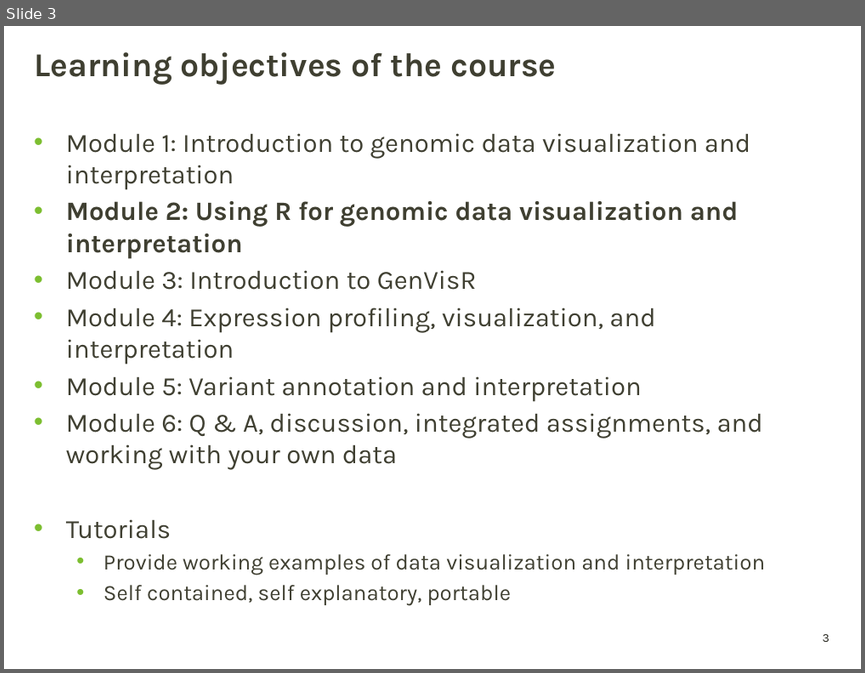
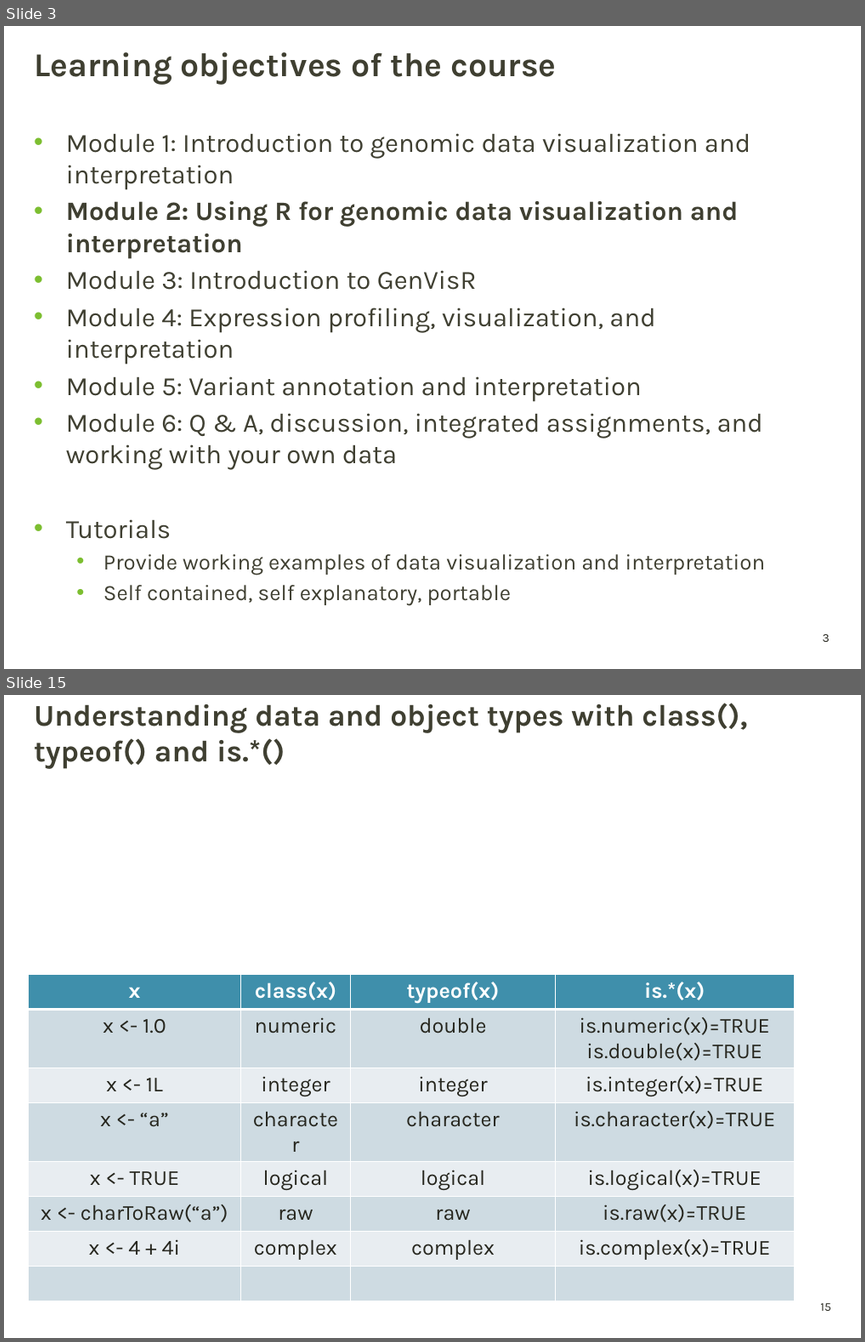
Before and after one commit to griffithlab/genviz.org, a slide deck: lectures/GenViz_Module2_Lecture.pptx. Shown one above the other, each under a label of ours: slide 3 before the commit, slides 3 and 15 after it; the slides between them are not shown. The pictures are 865x673 and 865x1342 pixels, drawn with LibreOffice and Linux fonts; fonts in the diff are those of the drawing; background and template pictures are left out. Boxes give left, top, right and bottom in pixels: in the first picture for what was removed or moved away, otherwise in the second. Text is boxed around its words. In the diff, an @@ line names an element or a change of style, - is before the commit and + after.

```diff
--- a/lectures/GenViz_Module2_Lecture.pptx
+++ b/lectures/GenViz_Module2_Lecture.pptx
@@ slide 15 added at (4,695,861,1338), background picture (left out); not listed: 1 template element that a slide beside it also shows @@
@@ title added at (34,703,747,769), 25.2 pt, text #3F3F32, bold @@
+Understanding data and object types with class(), typeof() and is.*()
@@ table added at (29,975,794,1277), 8 rows, 4 columns @@
+x | class(x) | typeof(x) | is.*(x)
+x <- 1.0 | numeric | double | is.numeric(x)=TRUE is.double(x)=TRUE
+x <- 1L | integer | integer | is.integer(x)=TRUE
+x <- “a” | character | character | is.character(x)=TRUE
+x <- TRUE | logical | logical | is.logical(x)=TRUE
+x <- charToRaw(“a”) | raw | raw | is.raw(x)=TRUE
+x <- 4 + 4i | complex | complex | is.complex(x)=TRUE
+ |  |  | 
```
Also in this commit, not shown: 1 slide changed, 23 other slides added, 2 other files.
